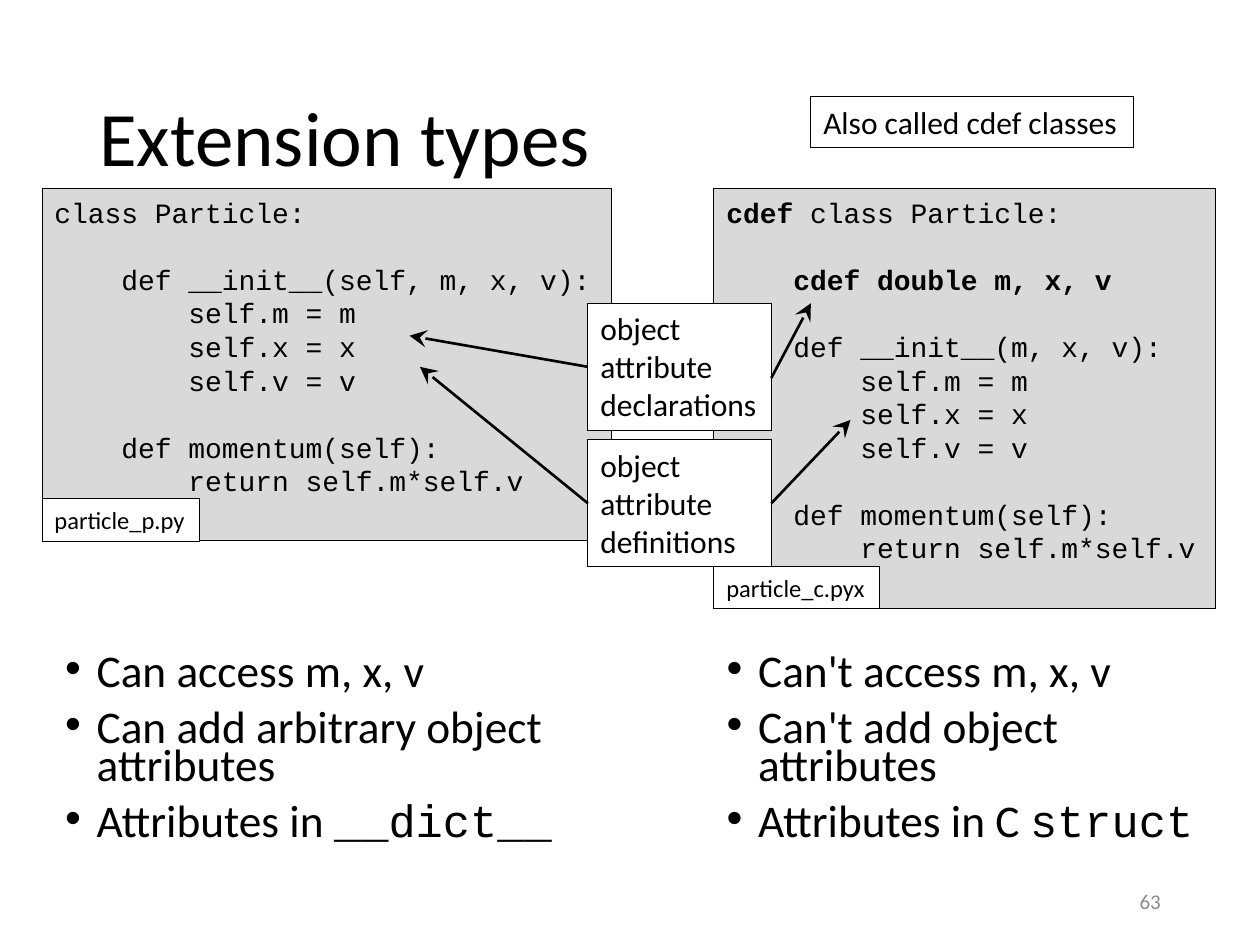
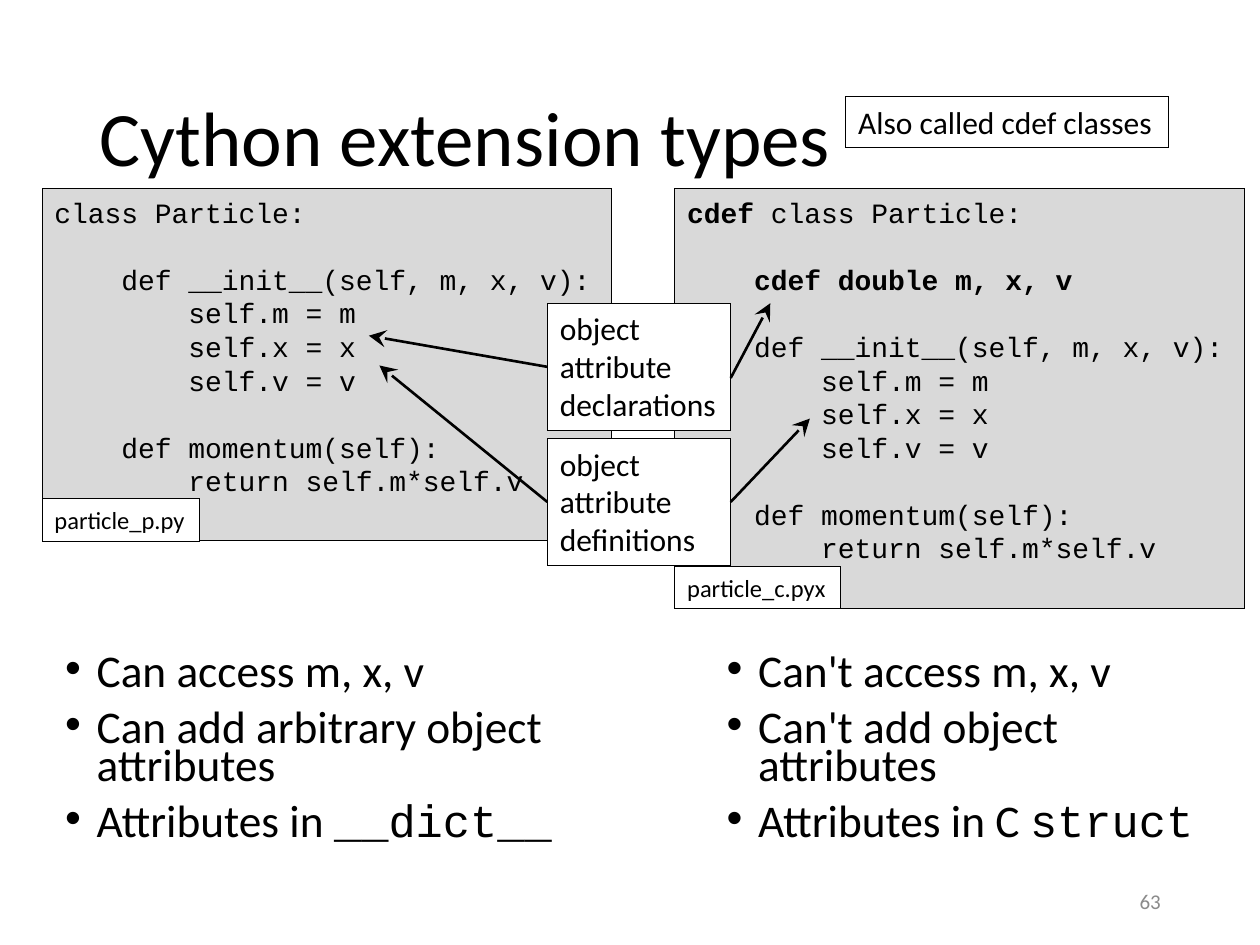
Before and after one commit to gjbex/Python-for-HPC, a slide deck: slide 63 of python_for_hpc.pptx. Drawn at 1260x945 pixels with LibreOffice and Linux fonts; fonts in the diff are those of the drawing. Boxes give left, top, right and bottom in pixels: in the first picture for what was removed or moved away, otherwise in the second. Text is boxed around its words. In the diff, an @@ line names an element or a change of style, - is before the commit and + after.

Commit message:
Update extension types for Cython 3.x

```diff
--- a/python_for_hpc.pptx
+++ b/python_for_hpc.pptx
@@ title at (x1=99, y1=112, x2=829, y2=179): text changed @@
-Extension types
+Cython extension types
@@ rectangle "Also called cdef classes" moved from (x1=811, y1=97, x2=1134, y2=147) to (x1=845, y1=97, x2=1168, y2=147) @@
@@ rectangle "cdef class Particle:" resized from (x1=714, y1=189, x2=1216, y2=609) to (x1=675, y1=189, x2=1245, y2=609) @@
@@ text in rectangle at (x1=754, y1=337, x2=1223, y2=363): text changed @@
-def __init__(m, x, v):
+def __init__(self, m, x, v):
@@ 4 arrows, 3 rectangles moved together from (x1=410, y1=304, x2=879, y2=610) to (x1=369, y1=304, x2=840, y2=610) @@
```
Also in this commit, not shown: 3 other slides changed, 2 slides added.
